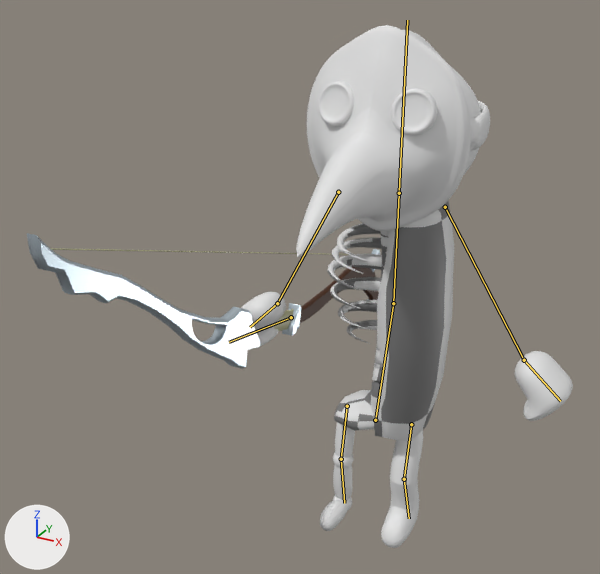
An edit to the Blender file Assets/WIP/Models/Enemies/Ranger/Ranger_Enemy_Rigged.blend, drawn before and after from the same camera.
Both versions are drawn from a camera (50 mm lens) standing at (4.34, -10.89, 9.33) and looking at (-1.25, -0.71, 4.24). The lights are fixed; the arrows at lower left show +X, +Y and +Z. The bones that bend it are drawn over the model as lines.

The first picture shows 'Bow(Export)', 'Head', 'L_Hand', 'L_Leg', 'R_Hand', 'R_Leg', 'Torso'.
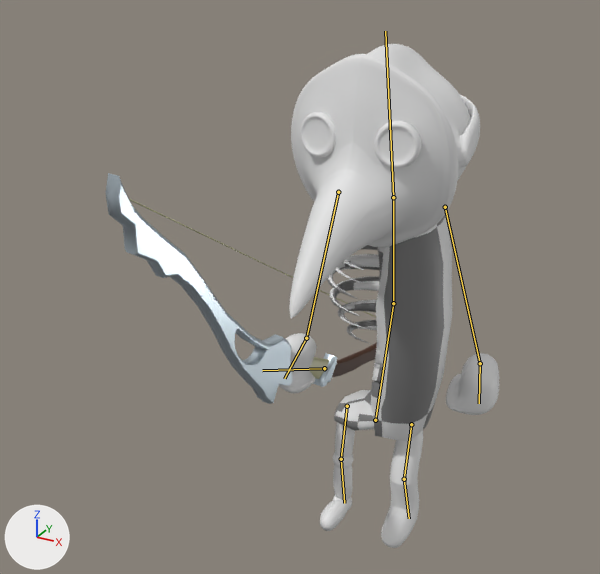
The newer file adds an action. The first version stands in its rest pose; the second is drawn at frame 33 of the action 'Idle'.

Pixel boxes [x1, y1, x2, y2] of what changed, in the pictures (600 x 574 px):
'Head', posed (18% taller): before [296, 25, 490, 257]; after [289, 44, 480, 318]
'Torso', posed (9% wider): before [327, 201, 454, 441]; after [313, 204, 452, 441]
'Bow(Export)', posed: before [27, 233, 380, 369]; after [106, 173, 377, 404]
'R_Hand', posed (10% narrower, 11% shorter): before [514, 351, 573, 421]; after [446, 353, 499, 415]
'L_Hand', posed: before [241, 292, 286, 346]; after [278, 333, 317, 394]
bone 'Bone.001', root to tip: before (393, 303) to (399, 193); after (393, 303) to (393, 197)
bone 'Bone.010', root to tip: before (399, 193) to (407, 20); after (393, 197) to (385, 31)
bone 'Bone.002', root to tip: before (445, 207) to (524, 360); after (445, 207) to (480, 363)
bone 'Bone.003', root to tip: before (524, 360) to (560, 401); after (480, 363) to (479, 403)
bone 'Bone.004', root to tip: before (338, 192) to (277, 303); after (338, 192) to (306, 338)
bone 'Bone.011', root to tip: before (291, 317) to (229, 342); after (324, 368) to (262, 370)

What the commit changed:
Bone 'Bone.001' (bone_bone_001) turns from (0, 0, 0) to (-7, 0, 0) degrees about its own x, y and z.
Bone 'Bone.010' (bone_bone_010) turns from (0, 0, 0) to (-6, 0, 0) degrees about its own x, y and z.
Bone 'Bone.002' (bone_bone_002) turns from (0, 0, 0) to (0, 0, -18) degrees about its own x, y and z.
Bone 'Bone.003' (bone_bone_003) turns from (0, 0, 0) to (0, 0, -30) degrees about its own x, y and z.
Bone 'Bone.004' (bone_bone_004) turns from (0, 0, 0) to (0, 0, 25) degrees about its own x, y and z.
Bone 'Bone.011' (bone_bone_011) turns from (0, 0, 0) to (-5, 28, -1) degrees about its own x, y and z.
